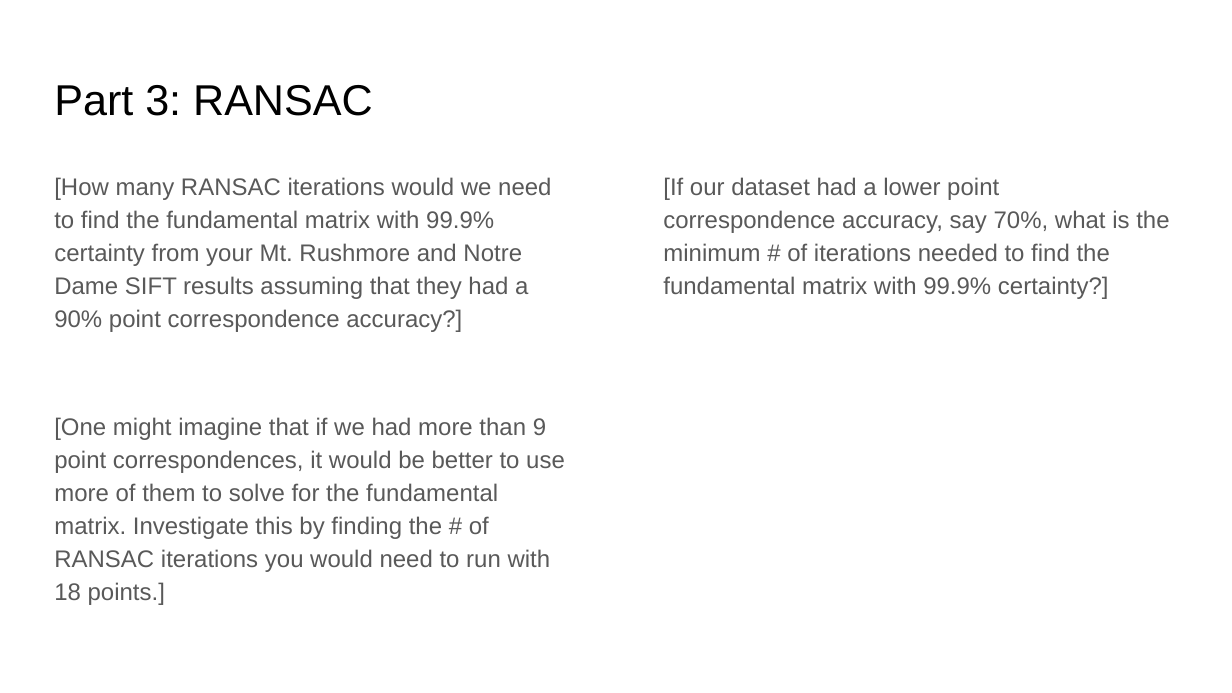
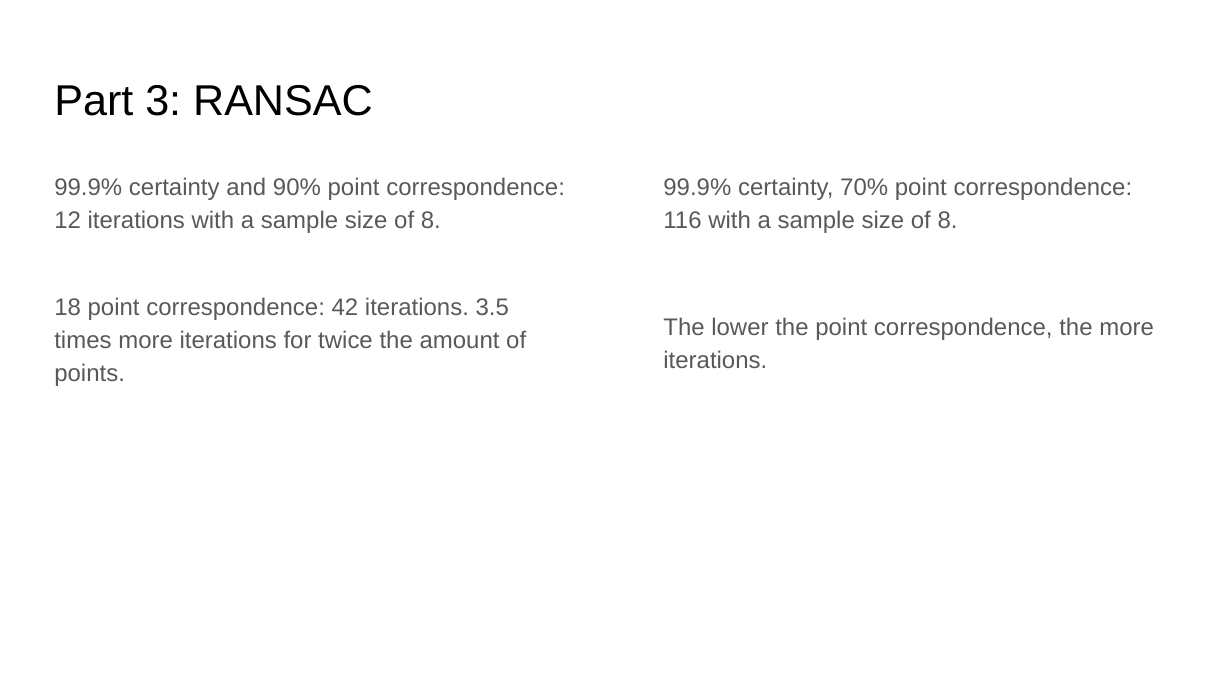
Before and after one commit to bojunyang24/CS6476, a slide deck: slide 10 of proj3/proj3_template.pptx. Drawn at 1232x693 pixels with LibreOffice and Linux fonts; fonts in the diff are those of the drawing. Boxes give left, top, right and bottom in pixels: in the first picture for what was removed or moved away, otherwise in the second. Text is boxed around its words. In the diff, an @@ line names an element or a change of style, - is before the commit and + after.

```diff
--- a/proj3/proj3_template.pptx
+++ b/proj3/proj3_template.pptx
@@ text at [54, 177, 565, 386]: text changed @@
-[How many RANSAC iterations would we need to find the fundamental matrix with 99.9% certainty from your Mt. Rushmore and Notre Dame SIFT results assuming that they had a 90% point correspondence accuracy?]
-[One might imagine that if we had more than 9 point correspondences, it would be better to use more of them to solve for the fundamental matrix. Investigate this by finding the # of RANSAC iterations you would need to run with 18 points.]
+99.9% certainty and 90% point correspondence: 12 iterations with a sample size of 8.
+18 point correspondence: 42 iterations. 3.5 times more iterations for twice the amount of points.
@@ text at [663, 177, 1154, 368]: text changed @@
-[If our dataset had a lower point correspondence accuracy, say 70%, what is the minimum # of iterations needed to find the fundamental matrix with 99.9% certainty?]
+99.9% certainty, 70% point correspondence: 116 with a sample size of 8.
+The lower the point correspondence, the more iterations.
```
Also in this commit, not shown: 13 other slides changed, 4 other files.
